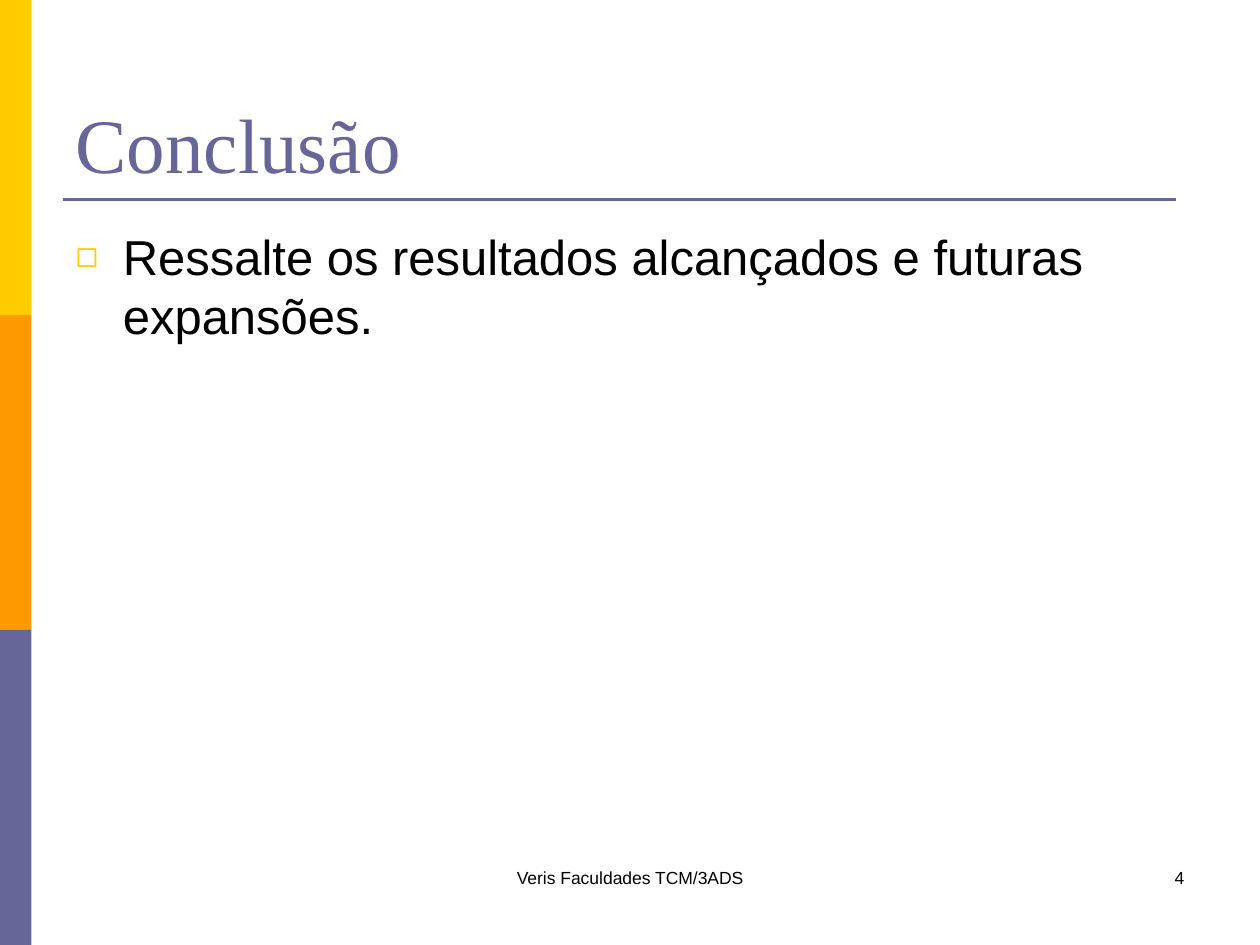
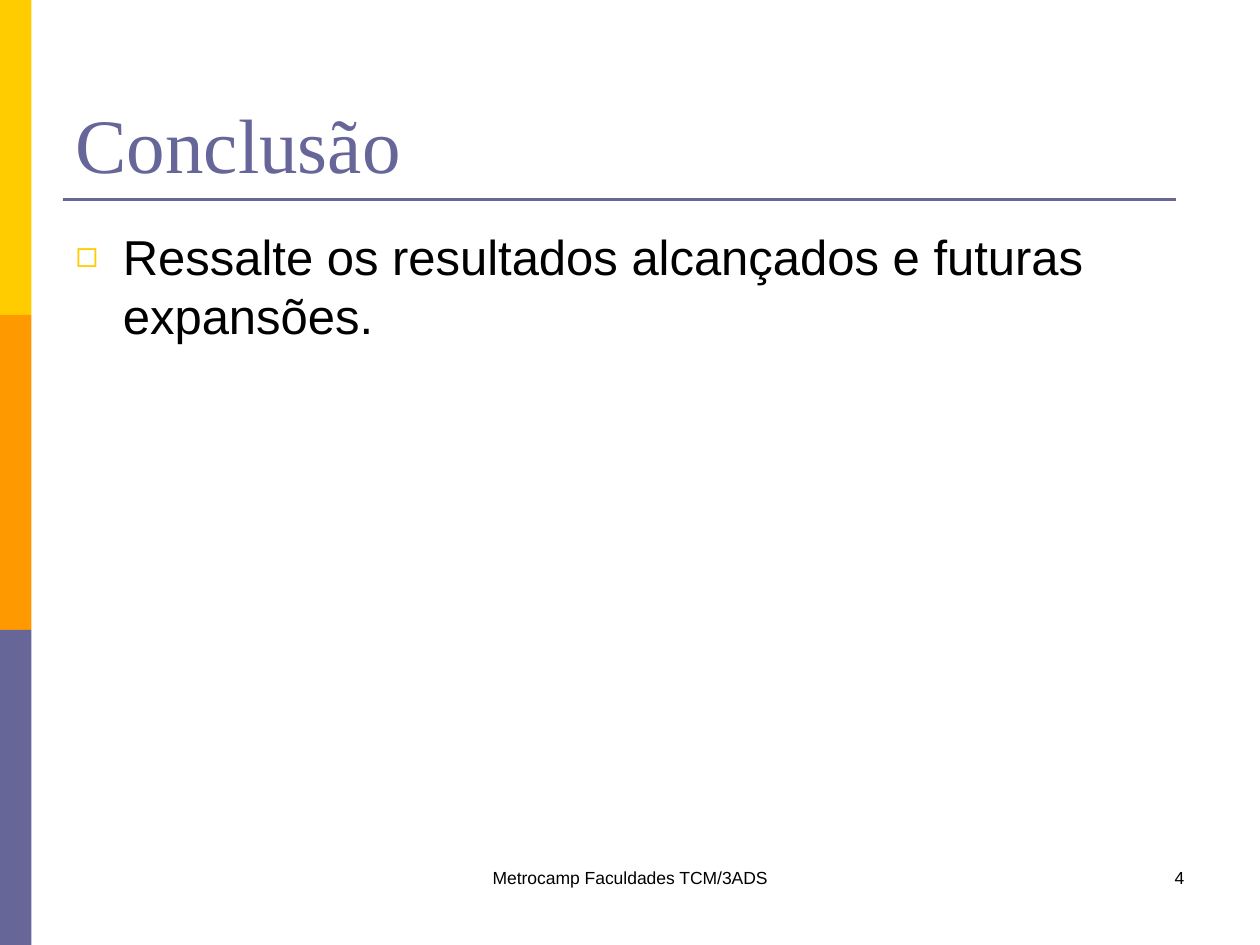
Before and after one commit to lfernandobra/pi5g1s14, a slide deck: slide 4 of documentacao/G5_Apresentacao1sem2014.pptx. Drawn at 1260x945 pixels with LibreOffice and Linux fonts; fonts in the diff are those of the drawing. Boxes give left, top, right and bottom in pixels: in the first picture for what was removed or moved away, otherwise in the second. Text is boxed around its words. In the diff, an @@ line names an element or a change of style, - is before the commit and + after.

Commit message:
mais uma versão

```diff
--- a/documentacao/G5_Apresentacao1sem2014.pptx
+++ b/documentacao/G5_Apresentacao1sem2014.pptx
@@ text at bbox=[493, 871, 767, 888]: text changed @@
-Veris Faculdades TCM/3ADS
+Metrocamp Faculdades TCM/3ADS
```
